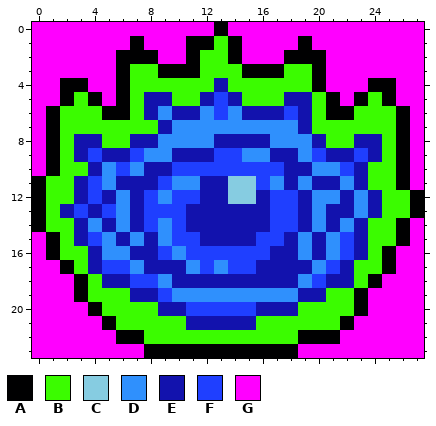
Pixel-art sprite, stored at Client/Cache/packed_sprites/sprites/154.png. This is how it looked before the edit.
The file is 28x24 pixels. Colours within 5 levels of each other are drawn and written as one.
Palette (. is transparent): A #000001  B #3bfc00  C #86cce1  D #2f90fd  E #1212ad  F #1f3fff  G #ff00ff
Pixels before, first column x 0:
 0 GGGGGGGGGGGGGAGGGGGGGGGGGGGG
 1 GGGGGGGAGGGAABAGGGGAGGGGGGGG
 2 GGGGGGAAAGGABBAGGGAAAGGGGGGG
 3 GGGGGGABBAAABBBAAABBAGGGGGGG
 4 GGAAGGABBBBBBEBBBBBBAGGGAAGG
 5 GGABAGABEEBBEFEBBBEEBAGABAGG
 6 GABBBAABEDEEDFDEEEFEBAABBBAG
 7 GABBBBBBBEDDDDDDDDDEBBBBBBAG
 8 GABEEBBEEDDDDEEEEDDDEBBEEBAG
 9 GABEFEEFDDEEEFFDDEEDFEEFEBAG
10 GABBEDFDEEFFFFFFFFEEDDFEBBAG
11 ABBEFDEEEFDDEECCFDEDEEDEBBAG
12 ABBEFEDEFDFFEECCEFFEDDEDEBBA
13 ABEFEFDEFFFEEEEEEFFEDEEDEBBA
14 ABBEDEDEFDFEEEEEEFFEDEDEBBAG
15 GABEFDEDEDFFEEEEFFEDEDFEBBAG
16 GABBEDDEEFDFFFFFFEEDEDFEBAGG
17 GGABEFFDEEEDFDFFEEEEDFEBBAGG
18 GGGABEEFFDEEEEEEEEEDFEEBAGGG
19 GGGABBBEEFDDDDDDDDDEEBBAGGGG
20 GGGGABBBBEEFFFFFEEEBBBBAGGGG
21 GGGGGABBBBBEEEEEBBBBBBAGGGGG
22 GGGGGGAABBBBBBBBBBBAAAGGGGGG
23 GGGGGGGGAAAAAAAAAAAGGGGGGGGG
Once edited:
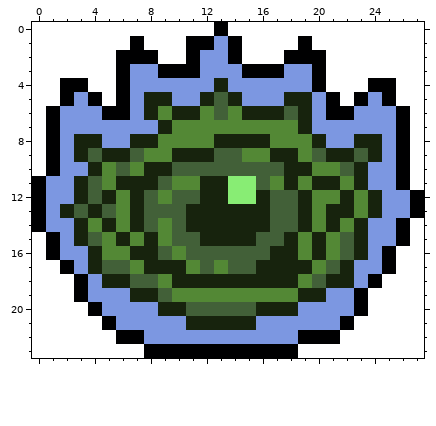
Edits made:
Colour B changes from #3bfc00 to #7c97e1.
Colour C changes from #86cce1 to #88ed74.
Colour D changes from #2f90fd to #538835.
Colour E changes from #1212ad to #17230d.
Colour F changes from #1f3fff to #426038.
Colour G changes from #ff00ff to #ffffff.
Where, in picture pixels (left, top, right, bottom), the same in both pictures:
changed: (32, 22, 424, 358)
